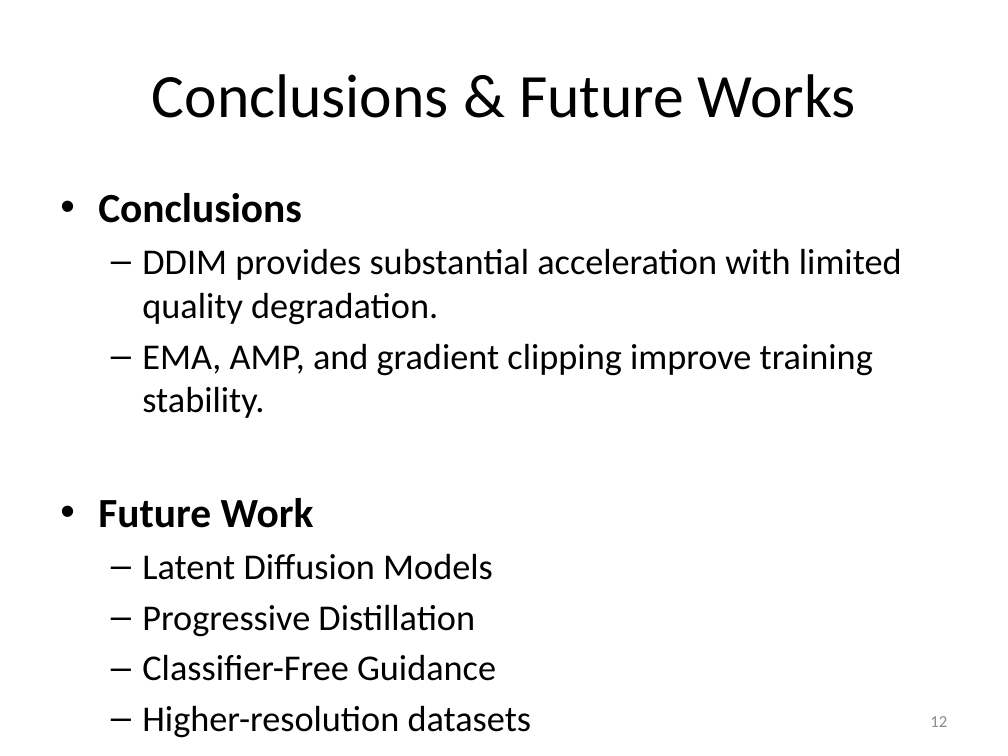
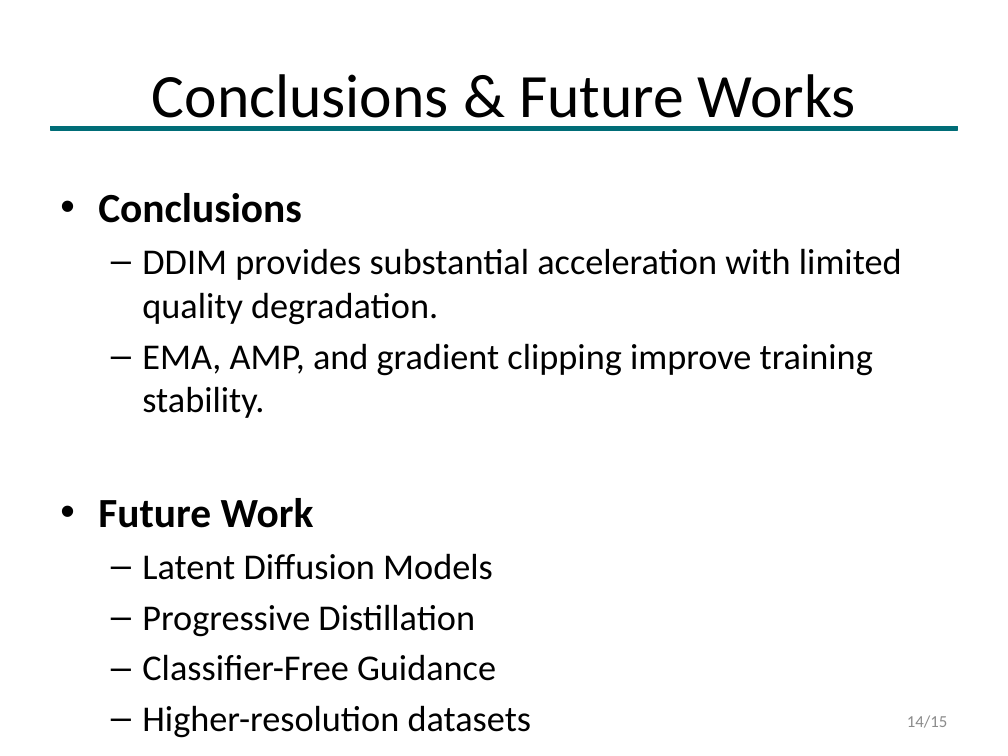
Before and after one commit to yufedor/visionDepthEstimation, a slide deck: slide 14 of Lightweight_Diffusion_Models_Presentation.pptx (slide 12 before the commit). Drawn at 1008x756 pixels with LibreOffice and Linux fonts; fonts in the diff are those of the drawing. Boxes give left, top, right and bottom in pixels: in the first picture for what was removed or moved away, otherwise in the second. Text is boxed around its words. In the diff, an @@ line names an element or a change of style, - is before the commit and + after.

```diff
--- a/Lightweight_Diffusion_Models_Presentation.pptx
+++ b/Lightweight_Diffusion_Models_Presentation.pptx
@@ rectangle added at (50, 126, 958, 130), fill #006D77, outline #006D77 1 pt @@
@@ page number at (907, 715, 947, 728): text changed @@
-12
+14/15
```
Also in this commit, not shown: 12 other slides changed, 2 slides added, 2 other files.
